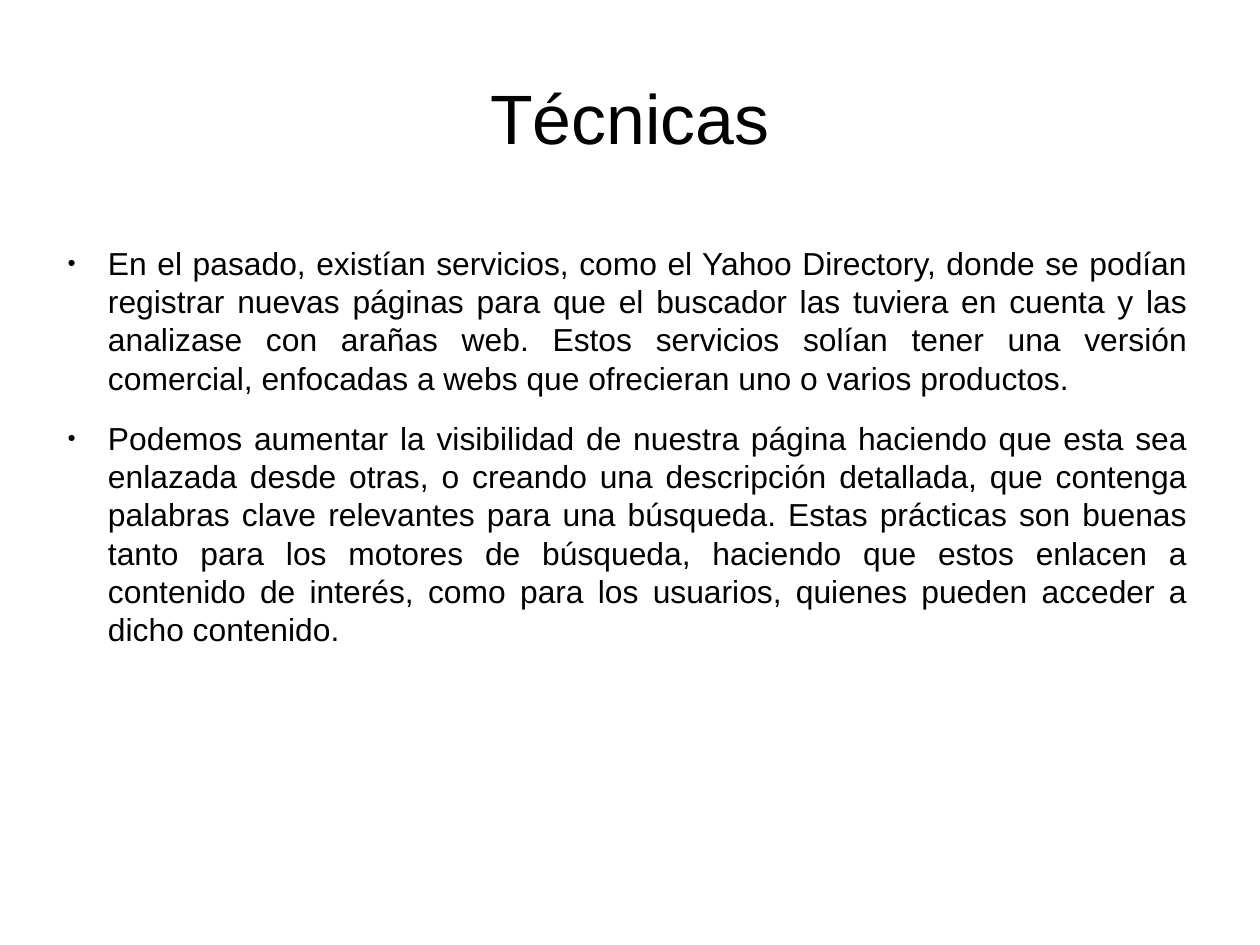
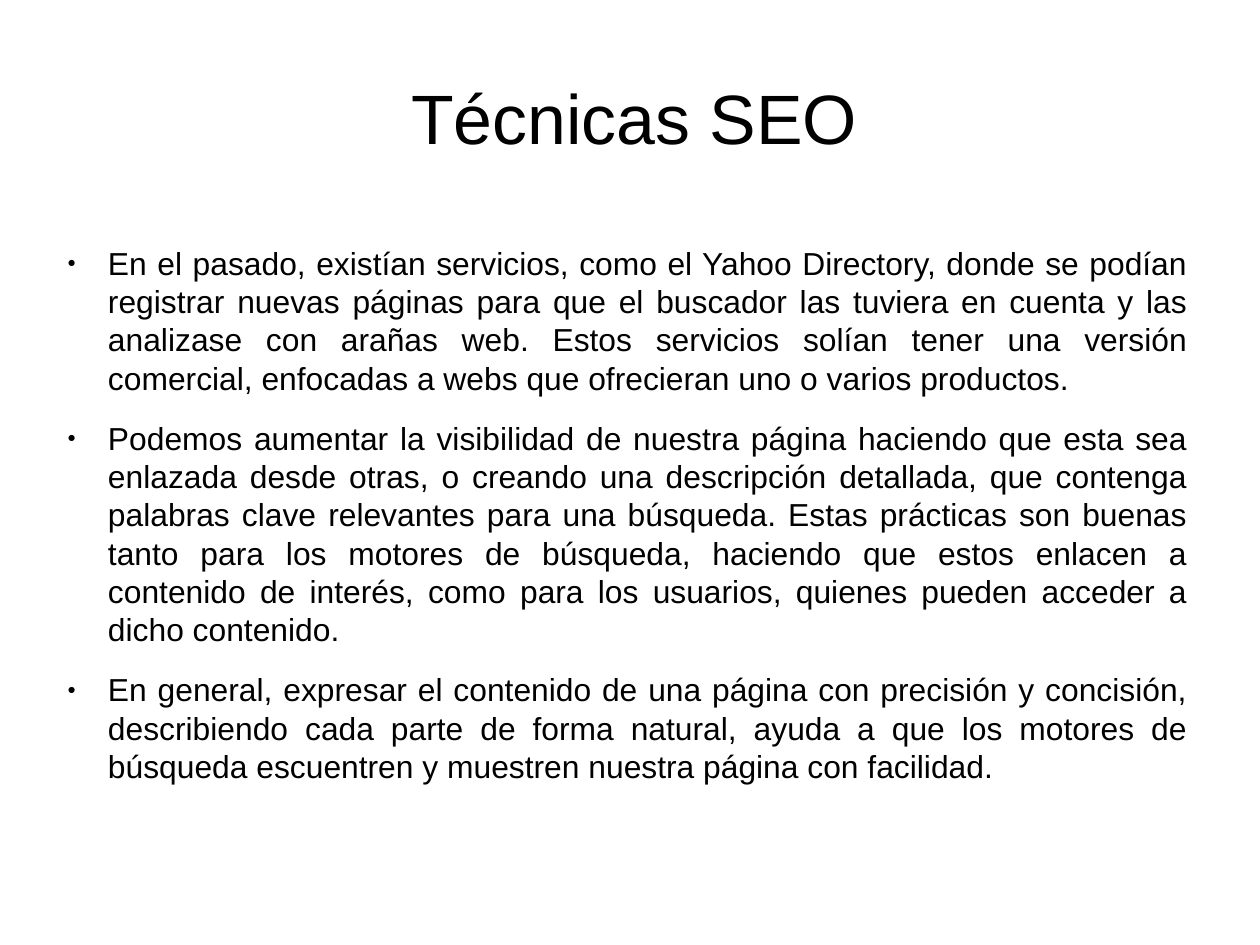
Before and after one commit to Lothar94/Recuperacion_Informacion, a slide deck: slide 7 of Practica 1/PresentaciónPB.odp. Drawn at 1260x945 pixels with LibreOffice and Linux fonts; fonts in the diff are those of the drawing. Boxes give left, top, right and bottom in pixels: in the first picture for what was removed or moved away, otherwise in the second. Text is boxed around its words. In the diff, an @@ line names an element or a change of style, - is before the commit and + after.

```diff
--- a/Practica 1/PresentaciónPB.odp
+++ b/Practica 1/PresentaciónPB.odp
@@ title at [411, 92, 857, 145]: text changed @@
-Técnicas
+Técnicas SEO
@@ text at [108, 677, 1186, 783]: paragraph added @@
+● En general, expresar el contenido de una página con precisión y concisión, describiendo cada parte de forma natural, ayuda a que los motores de búsqueda escuentren y muestren nuestra página con facilidad.
```
Also in this commit, not shown: 2 other slides changed, 1 other file.
